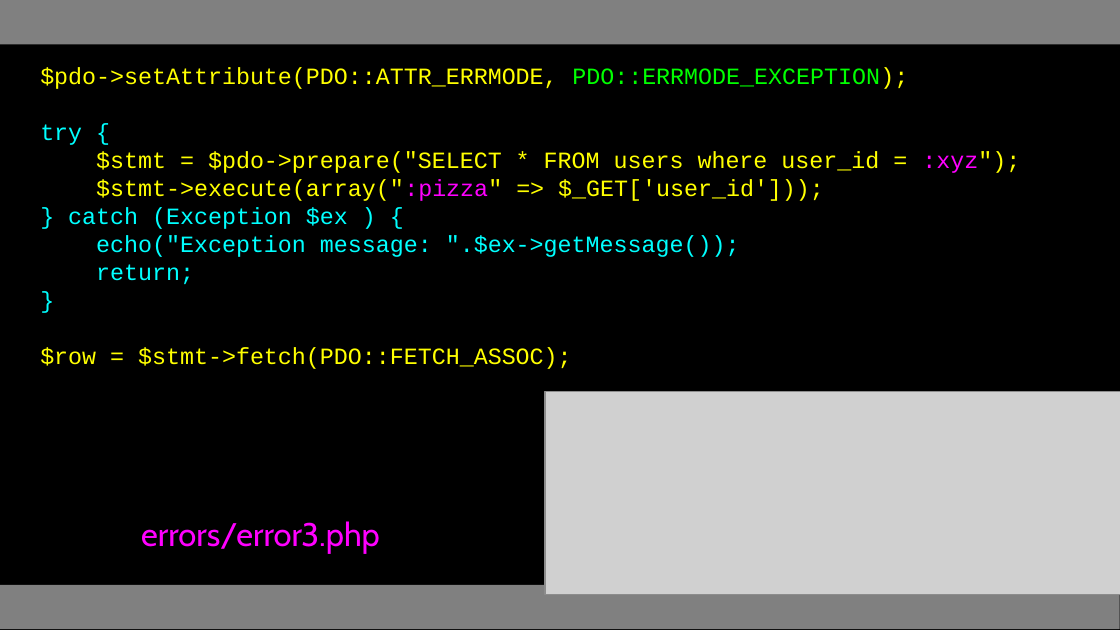
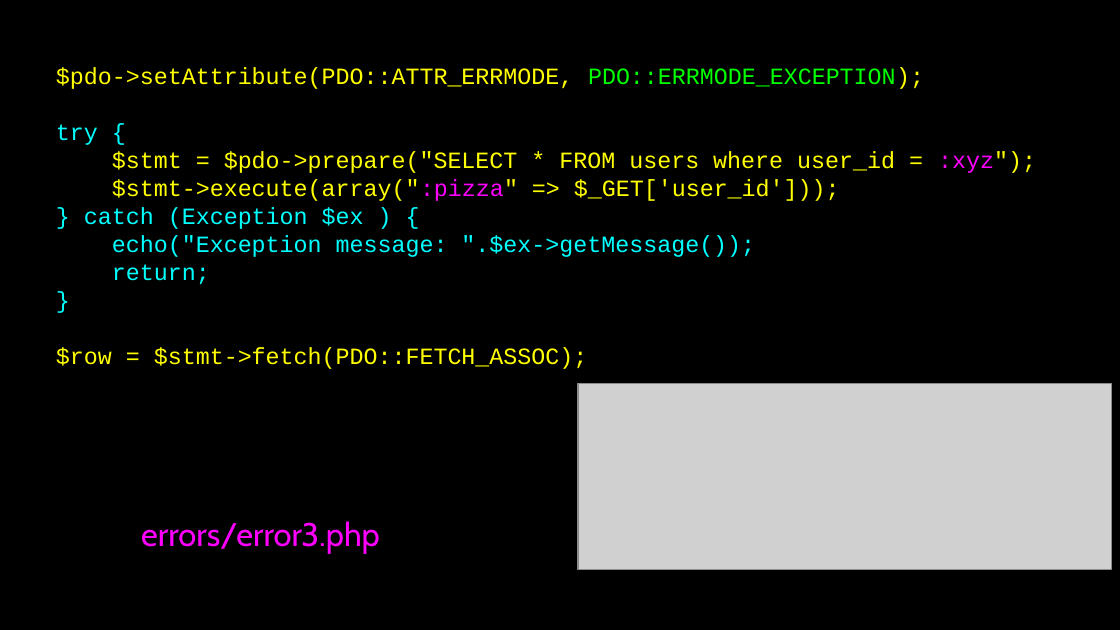
Before and after one commit to csev/wa4e, a slide deck: slide 43 of lectures/PHP-08-MySQL-PDO.ppt. Drawn at 1120x630 pixels with LibreOffice and Linux fonts; fonts in the diff are those of the drawing; grey boxes stand for pictures. Boxes give left, top, right and bottom in pixels: in the first picture for what was removed or moved away, otherwise in the second. Text is boxed around its words. In the diff, an @@ line names an element or a change of style, - is before the commit and + after.

```diff
--- a/lectures/PHP-08-MySQL-PDO.ppt
+++ b/lectures/PHP-08-MySQL-PDO.ppt
@@ rectangle removed at <box>0,0,1120,45</box> @@
@@ text "$pdo->setAttribute(PDO::ATTR_ERRMODE, PDO::ERRMODE_EXCEPTION ...": place and size @@
-text "$pdo->setAttribute(PDO::ATTR_ERRMODE, PDO::ERRMODE_EXCEPTION ..." at <box>40,67,1020,369</box>
+text "$pdo->setAttribute(PDO::ATTR_ERRMODE, PDO::ERRMODE_EXCEPTION ..." at <box>56,67,1036,369</box>
@@ picture: place and size @@
-picture at <box>545,392,1120,595</box>
+picture at <box>578,383,1111,569</box>
@@ rectangle removed at <box>0,585,1120,629</box> @@
```
Also in this commit, not shown: 48 other slides changed.
